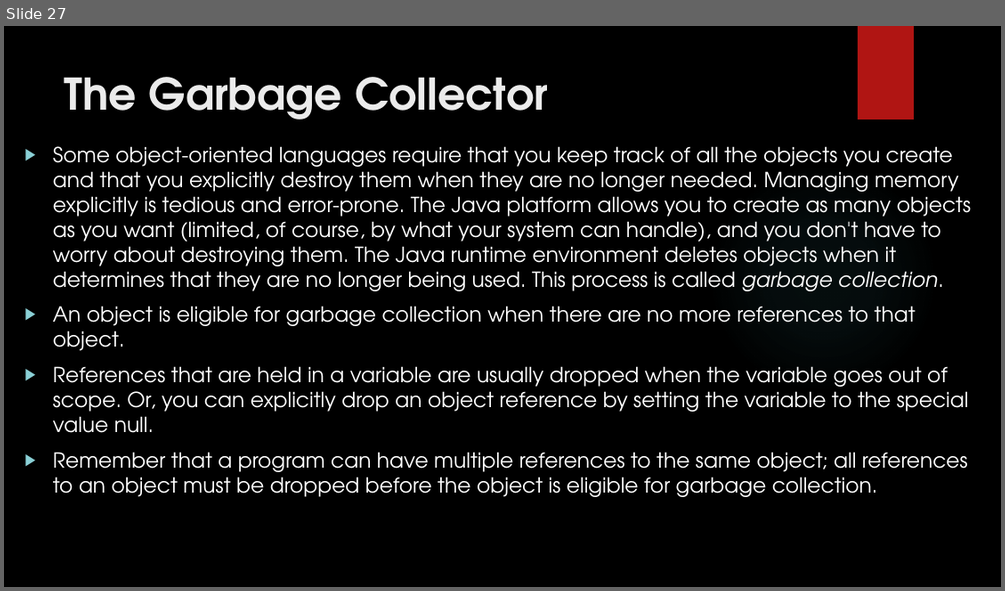
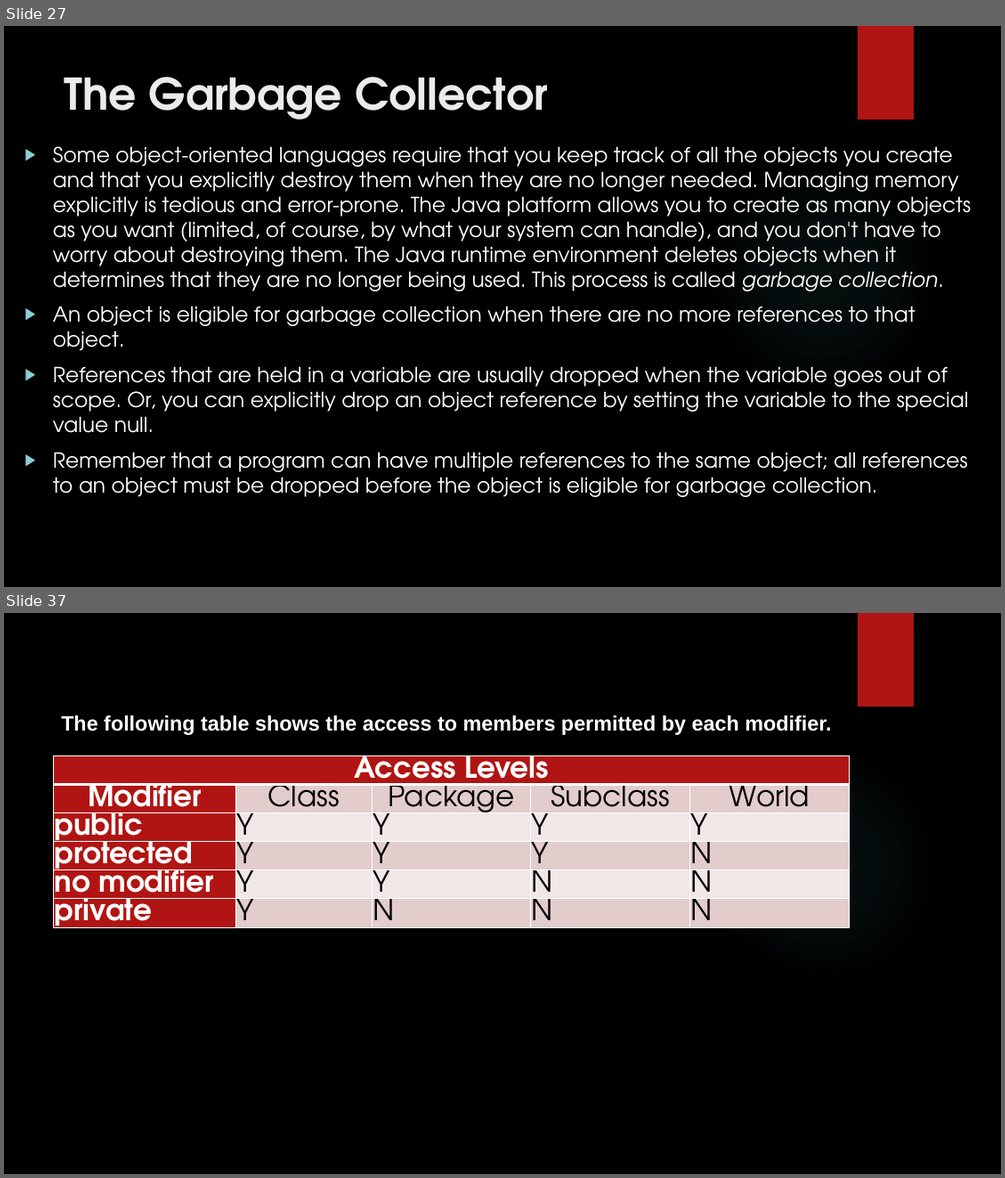
Before and after one commit to sekhar12333/Java_ppts, a slide deck: 04_10_2018/Classes.pptx. Shown one above the other, each under a label of ours: slide 27 before the commit, slides 27 and 37 after it; the slides between them are not shown. The pictures are 1005x591 and 1005x1178 pixels, drawn with LibreOffice and Linux fonts; fonts in the diff are those of the drawing; background and template pictures are left out. Boxes give left, top, right and bottom in pixels: in the first picture for what was removed or moved away, otherwise in the second. Text is boxed around its words. In the diff, an @@ line names an element or a change of style, - is before the commit and + after.

```diff
--- a/04_10_2018/Classes.pptx
+++ b/04_10_2018/Classes.pptx
@@ slide 37 added at [4, 613, 1001, 1174], background picture (left out); not listed: 2 template elements that a slide beside it also shows @@
@@ text added at [61, 715, 831, 735], 20 pt, text #FFFFFF, bold @@
+The following table shows the access to members permitted by each modifier.
@@ table added at [54, 755, 850, 974], 6 rows, 5 columns @@
+Access Levels |  |  |  | 
+Modifier | Class | Package | Subclass | World
+public | Y | Y | Y | Y
+protected | Y | Y | Y | N
+no modifier | Y | Y | N | N
+private | Y | N | N | N
```
Also in this commit, not shown: 26 other slides added.
